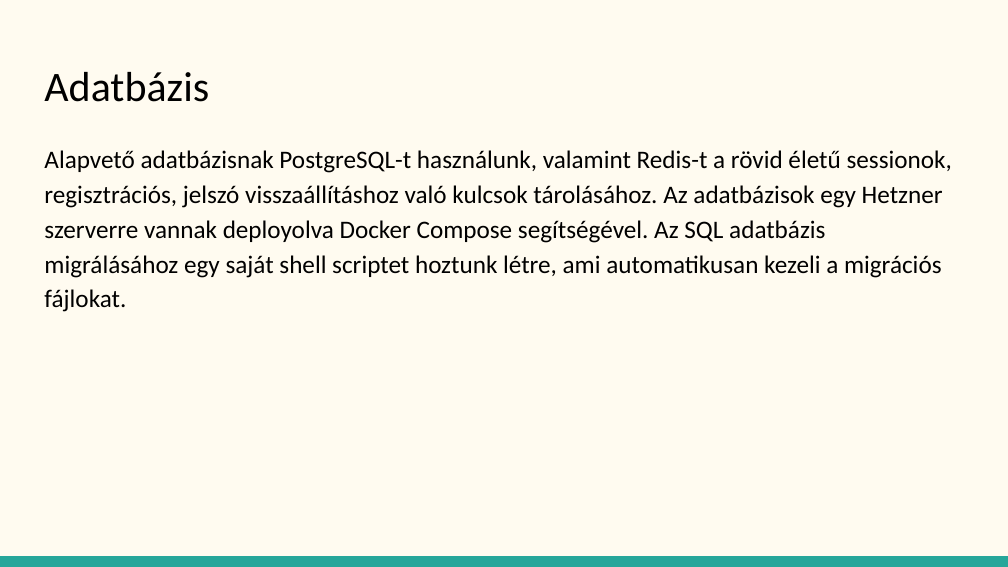
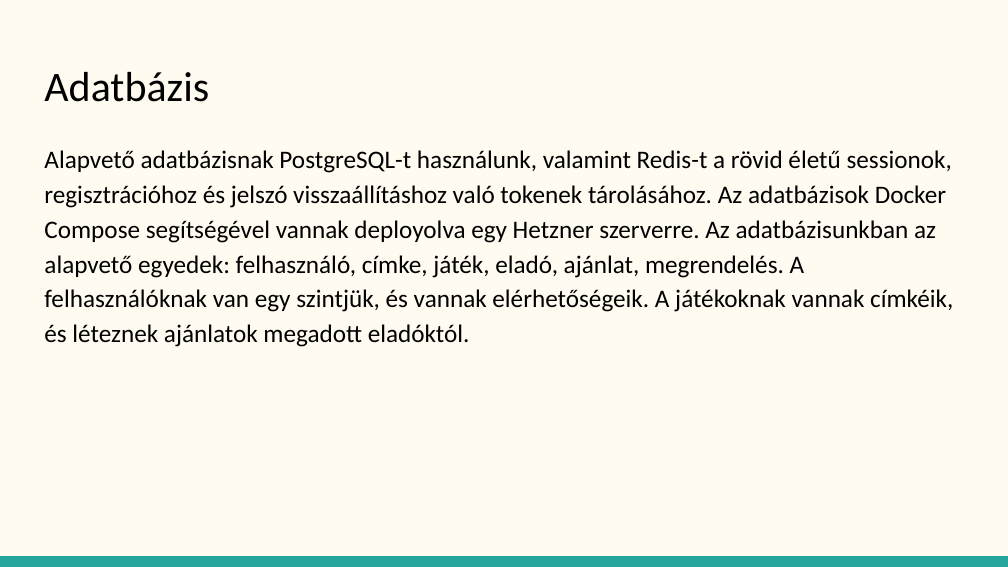
Before and after one commit to szabot1/ikt, a slide deck: slide 5 of docs/bemutato1.pptx. Drawn at 1008x567 pixels with LibreOffice and Linux fonts; fonts in the diff are those of the drawing. Boxes give left, top, right and bottom in pixels: in the first picture for what was removed or moved away, otherwise in the second. Text is boxed around its words. In the diff, an @@ line names an element or a change of style, - is before the commit and + after.

```diff
--- a/docs/bemutato1.pptx
+++ b/docs/bemutato1.pptx
@@ text at box(44, 150, 953, 347): text changed @@
-Alapvető adatbázisnak PostgreSQL-t használunk, valamint Redis-t a rövid életű sessionok, regisztrációs, jelszó visszaállításhoz való kulcsok tárolásához. Az adatbázisok egy Hetzner szerverre vannak deployolva Docker Compose segítségével. Az SQL adatbázis migrálásához egy saját shell scriptet hoztunk létre, ami automatikusan kezeli a migrációs fájlokat.
+Alapvető adatbázisnak PostgreSQL-t használunk, valamint Redis-t a rövid életű sessionok, regisztrációhoz és jelszó visszaállításhoz való tokenek tárolásához. Az adatbázisok Docker Compose segítségével vannak deployolva egy Hetzner szerverre. Az adatbázisunkban az alapvető egyedek: felhasználó, címke, játék, eladó, ajánlat, megrendelés. A felhasználóknak van egy szintjük, és vannak elérhetőségeik. A játékoknak vannak címkéik, és léteznek ajánlatok megadott eladóktól.
```
Also in this commit, not shown: 1 other slide changed, 2 slides added, 2 slides removed.
